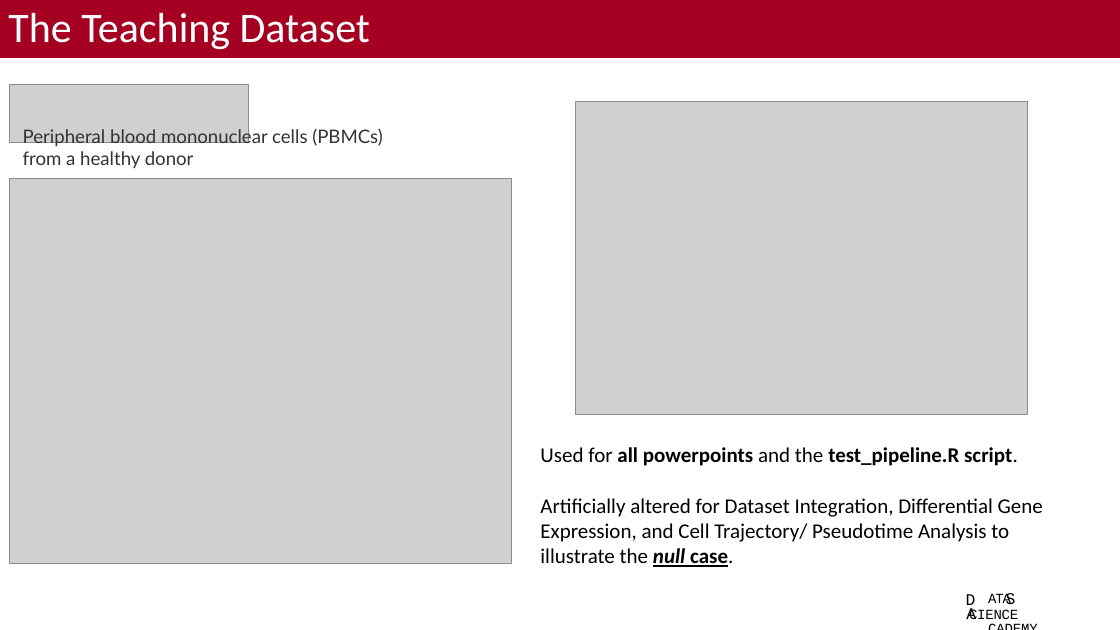
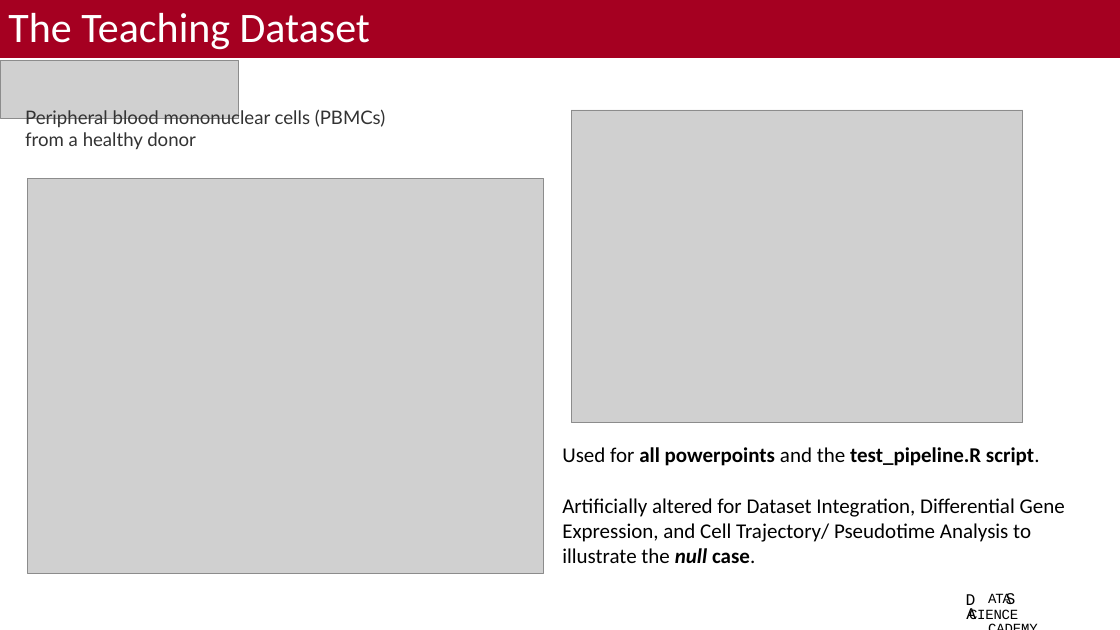
Before and after one commit to bacorli2/scrna_workshop, a slide deck: slide 5 of M0_Intro_Workshop/M0_Introdution_Course.pptx. Drawn at 1120x630 pixels with LibreOffice and Linux fonts; fonts in the diff are those of the drawing; grey boxes stand for pictures; background and template pictures are left out. Boxes give left, top, right and bottom in pixels: in the first picture for what was removed or moved away, otherwise in the second. Text is boxed around its words. In the diff, an @@ line names an element or a change of style, - is before the commit and + after.

```diff
--- a/M0_Intro_Workshop/M0_Introdution_Course.pptx
+++ b/M0_Intro_Workshop/M0_Introdution_Course.pptx
@@ picture: place and size @@
-picture at box(9, 85, 248, 143)
+picture at box(0, 60, 239, 118)
@@ text "Peripheral blood mononuclear cells (PBMCs) ...": place and size @@
-text "Peripheral blood mononuclear cells (PBMCs) ..." at box(23, 127, 383, 168)
+text "Peripheral blood mononuclear cells (PBMCs) ..." at box(25, 108, 386, 150)
@@ picture: place and size @@
-picture at box(576, 102, 1028, 414)
+picture at box(571, 110, 1023, 423)
@@ picture: place and size @@
-picture at box(9, 178, 512, 563)
+picture at box(28, 178, 544, 573)
@@ text "Used for all powerpoints and ...": place and size @@
-text "Used for all powerpoints and ..." at box(540, 447, 1043, 567)
+text "Used for all powerpoints and ..." at box(562, 447, 1065, 563)
@@ text at box(562, 498, 1065, 563): underline off in "null case." @@
```
Also in this commit, not shown: 2 other slides changed, 1 slide added, 1 other file.
